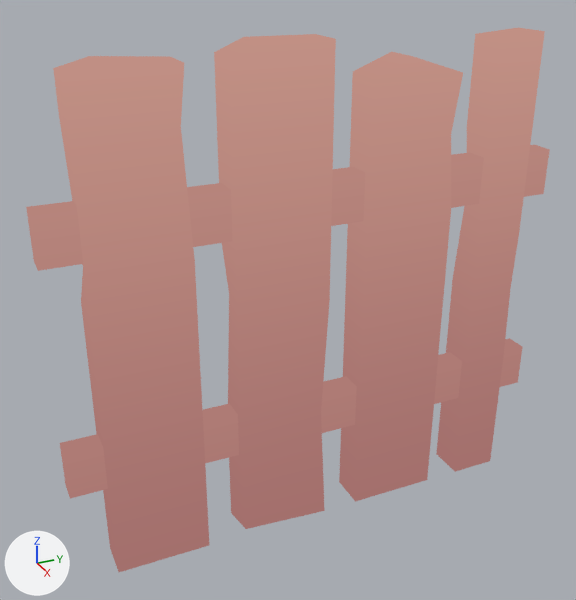
The glTF model assets/3D/small things/Fence_side.glb, before and after one commit.
The view is the same before and after, from a 50 mm lens placed at (0.568, -0.295, 0.506), pointed at (-0.01, -0.035, 0.217). Arrows for +X, +Y and +Z are at lower left; the lights stay in place.

Objects in the first picture: 'Fence_side'.
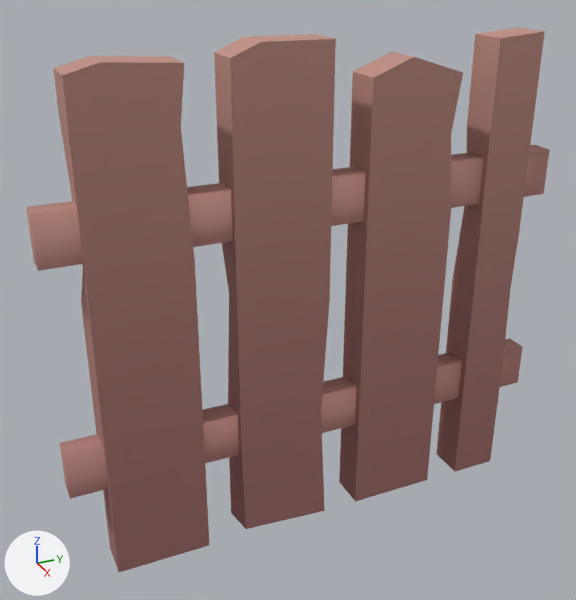
Edits to the bpy script that builds the scene:
```text
Change mat_auto:
    remove # nodes: BsdfTransparent, Emission, LightPath, MixShader, OutputMaterial, TexImage
    nodes: BsdfPrincipled, OutputMaterial, TexImage
```

Boxes [x1, y1, x2, y2] around the edits, measured in the pictures (576 x 600 px):
'Fence_side', recoloured (pink to brown)
    both: [26, 30, 550, 572]
